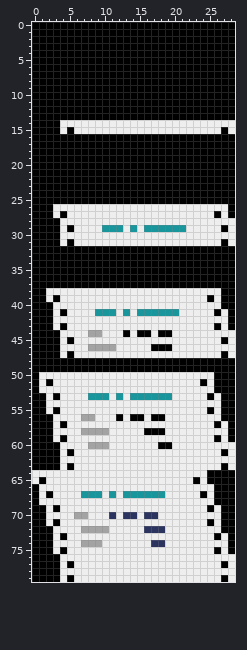
One commit to this sprite sheet: resources/gui/playfield/printing_receipt.png. The picture above was drawn from the file before the commit.
The file is 29x80 pixels.
The result:
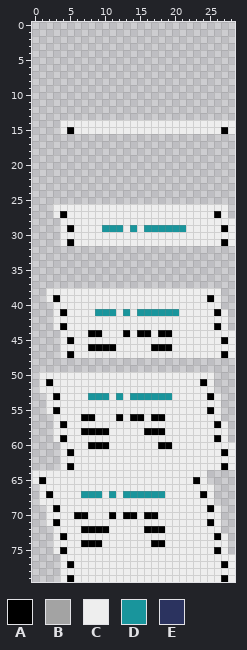
Palette (. is transparent): A #000000  B #a3a3a3  C #eeeeee  D #19959c  E #2b335f
Log entry: Add printing receipt animation after level completion Signed-off-by: Krzysztof Furtak <kfurtak1024@gmail.com>
Diff:
Colour B gives way to colour A in row 44 at x 8 to 9; in row 46 at x 8 to 11; in row 56 at x 7 to 8; in row 58 at x 7 to 10; in row 60 at x 8 to 10; in row 70 at x 6 to 7.
Colour B gives way to colour A in row 72 at x 7 to 10; in row 74 at x 7 to 9.
Colour E gives way to colour A in row 70 at x 11, 13 to 14 and 16 to 17; in row 72 at x 16 to 18; in row 74 at x 17 to 18.
Colour A is gone in rows 0 to 13 at x 0 to 28; in rows 14 to 15 at x 0 to 3; in rows 16 to 25 at x 0 to 28; in rows 26 to 27 at x 0 to 2 and 28; in rows 28 to 31 at x 0 to 3; in rows 32 to 37 at x 0 to 28.
Colour A is gone in rows 38 to 39 at x 0 to 1 and 27 to 28; in row 40 at x 0 to 2 and 27 to 28; in rows 41 to 43 at x 0 to 2 and 28; in rows 44 to 47 at x 0 to 3; in rows 48 to 49 at x 0 to 28; in rows 50 to 52 at x 0 and 26 to 28.
Colour A is gone in rows 53 to 55 at x 0 to 1 and 27 to 28; in row 56 at x 0 to 2 and 27 to 28; in rows 57 to 59 at x 0 to 2 and 28; in rows 60 to 63 at x 0 to 3; in rows 64 to 65 at x 25 to 28; in rows 66 to 68 at x 0 and 26 to 28.
Colour A is gone in rows 69 to 71 at x 0 to 1 and 27 to 28; in row 72 at x 0 to 2 and 27 to 28; in rows 73 to 75 at x 0 to 2 and 28; in rows 76 to 79 at x 0 to 3.
Pixel boxes of the changes (left, top, right, bottom) in both pictures:
changed: (32, 22, 235, 582)
